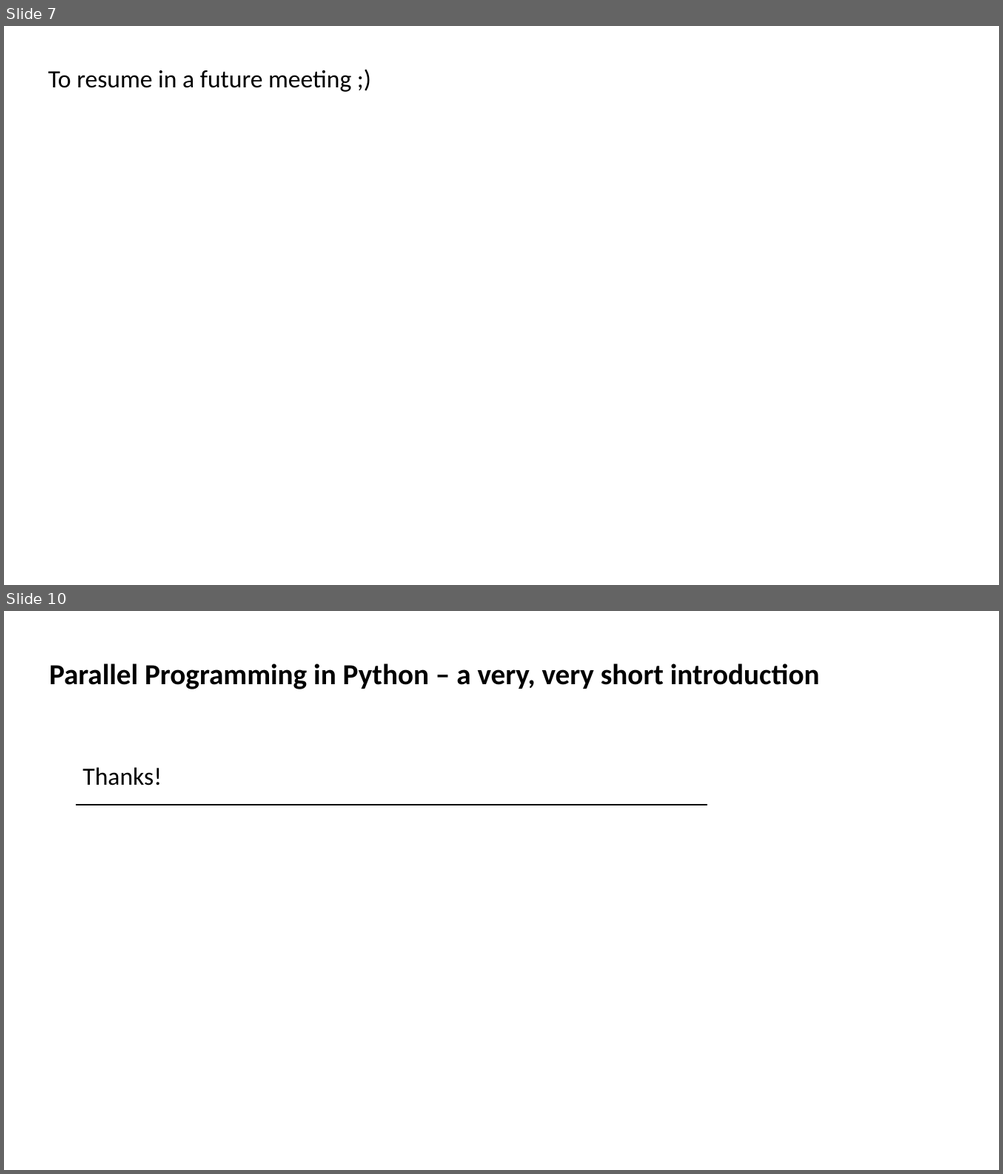
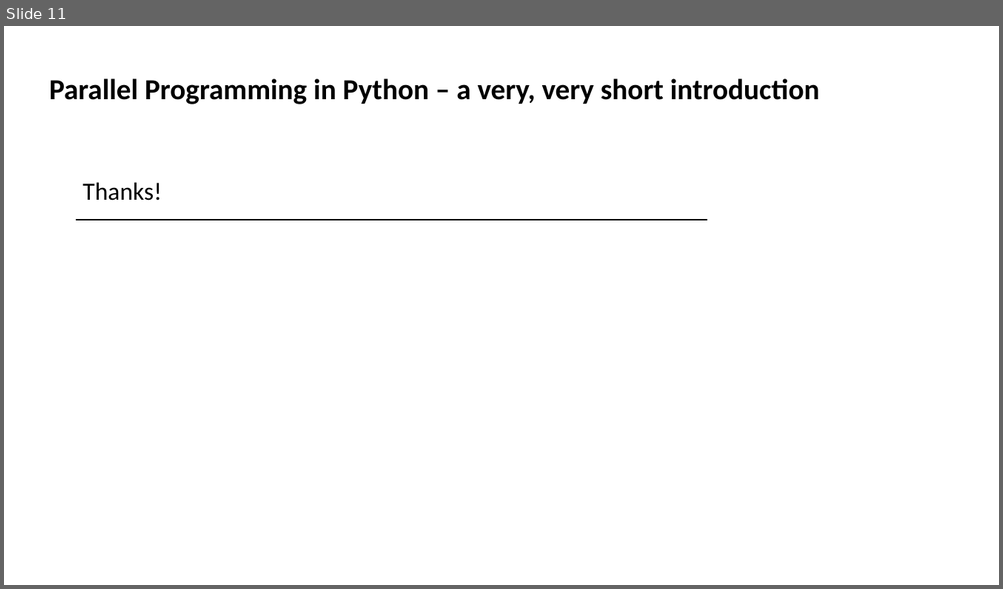
Before and after one commit to andreplima/BoT-in-Python, a slide deck: BoT in Python.pptx. Shown one above the other, each under a label of ours: slides 7 and 10 before the commit, slide 11 after it; the slides between them are not shown. The pictures are 1003x1174 and 1003x589 pixels, drawn with LibreOffice and Linux fonts; fonts in the diff are those of the drawing. Boxes give left, top, right and bottom in pixels: in the first picture for what was removed or moved away, otherwise in the second. Text is boxed around its words. In the diff, an @@ line names an element or a change of style, - is before the commit and + after.

```diff
--- a/BoT in Python.pptx
+++ b/BoT in Python.pptx
@@ slide 7 removed at (4, 26, 999, 585), background #FFFFFF @@
@@ text removed at (48, 70, 351, 92) @@
-To resume in a future meeting ;)
@@ what was slide 10 is now slide 11 @@
```
Also in this commit, not shown: 5 slides changed, 2 slides added, 6 other files.
